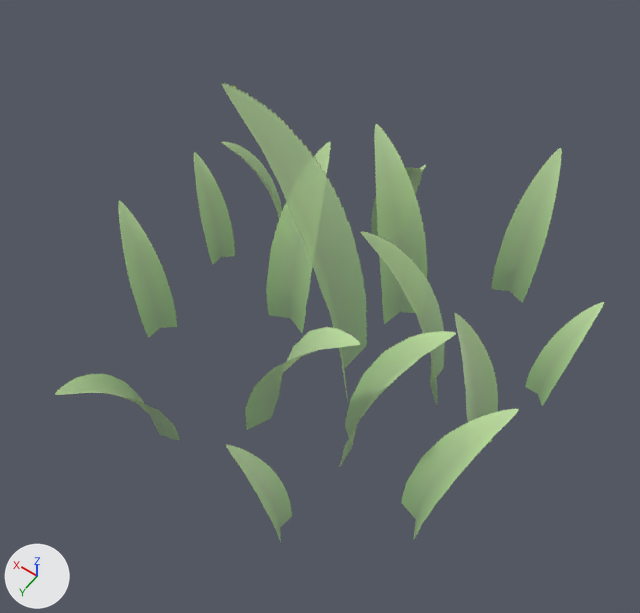
The FBX model Assets/Meshes/Foliage/SM_Grass03.fbx: old version first, new version second.
One viewpoint serves both versions: a 50 mm camera at (-0.854, 1.341, 2.309) aimed at (-0.014, 0.165, 0.461). Lighting does not change. The marker at lower left points along +X, +Y and +Z. The first picture is the older version. Where no turn or scale is listed for an object, it has been applied to the vertices.

The first picture shows 'GrassPatch Main.003'.
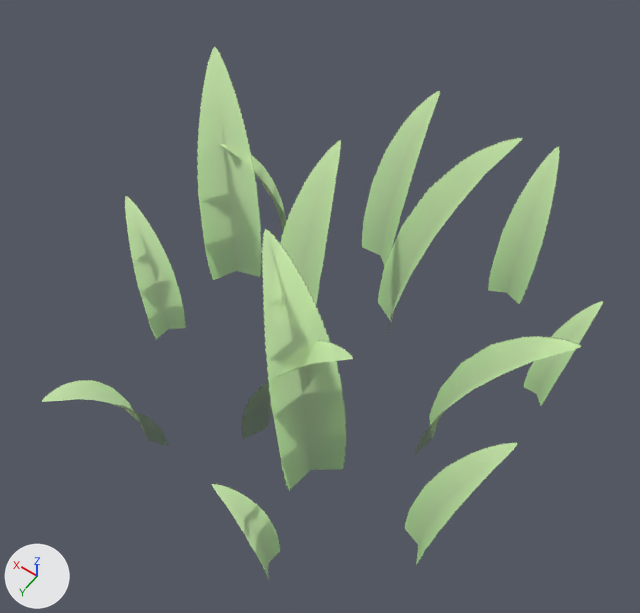
What differs and where, as boxes [x1, y1, x2, y2] in the pictures (640 x 613 px; the box of a moved part takes in the faces that stretch with it):
'GrassPatch Main.003', reshaped (16% taller)
    before: [55, 83, 604, 543]
    after: [42, 47, 603, 579]
part 1 of me_cube_018, moved or reshaped
    before: [118, 200, 177, 337]
    after: [125, 196, 186, 340]
part 2 of me_cube_018, moved or reshaped
    before: [226, 445, 292, 543]
    after: [212, 484, 280, 579]
part 3 of me_cube_018, moved or reshaped
    before: [266, 141, 331, 333]
    after: [280, 140, 341, 305]
part 4 of me_cube_018, moved or reshaped
    before: [55, 374, 180, 441]
    after: [42, 380, 168, 446]
part 5 of me_cube_018, moved or reshaped
    before: [221, 83, 367, 403]
    after: [362, 91, 440, 266]
part 6 of me_cube_018, moved or reshaped
    before: [339, 331, 456, 467]
    after: [262, 229, 347, 490]
part 7 of me_cube_018, moved or reshaped
    before: [401, 409, 519, 540]
    after: [405, 443, 518, 565]
part 8 of me_cube_018, moved or reshaped
    before: [491, 148, 562, 302]
    after: [488, 146, 560, 304]
part 9 of me_cube_018, moved or reshaped
    before: [221, 141, 282, 217]
    after: [220, 143, 286, 231]
part 10 of me_cube_018, moved or reshaped
    before: [245, 327, 360, 430]
    after: [242, 340, 353, 439]
part 11 of me_cube_018, moved or reshaped
    before: [361, 231, 445, 406]
    after: [378, 138, 522, 342]
part 12 of me_cube_018, moved or reshaped
    before: [194, 152, 235, 265]
    after: [197, 47, 262, 280]
part 13 of me_cube_018, moved or reshaped
    before: [374, 124, 428, 324]
    after: [414, 336, 581, 455]
part 14 of me_cube_018, deleted
    before: [371, 164, 426, 236]
part 15 of me_cube_018, deleted (green)
    before: [454, 313, 498, 443]
part 16 of me_cube_018, moved or reshaped
    before: [525, 302, 604, 406]
    after: [524, 301, 603, 406]

Diff of the bpy script that builds the scene:
```diff
--- a/Assets/Meshes/Foliage/SM_Grass03.fbx.py
+++ b/Assets/Meshes/Foliage/SM_Grass03.fbx.py
@@ me_cube_018 @@
 # used by ob_grasspatch_main_003; location = (0.0, 0.0, 0.0)
-me_cube_018.from_pydata(...)  # 288 vertices, 192 faces; spans x -0.62..0.73, y -0.74..0.81, z 0.0..1.1
+me_cube_018.from_pydata(...)  # 252 vertices, 168 faces; spans x -0.69..0.72, y -0.73..0.84, z 0.0..0.81
+# me_cube_018 part 1: the loose piece of 18 vertices spanning x 0.51..0.73, y 0.15..0.32, z 0.0..0.46 is moved by (-0.02, -0.01, 0.01)
+# me_cube_018 part 2: the loose piece of 18 vertices spanning x -0.2..-0.03, y 0.5..0.63, z 0.0..0.41 is moved by (-0.04, 0.1, 0.0)
+# me_cube_018 part 3: the loose piece of 18 vertices spanning x 0.14..0.35, y -0.28..0.01, z 0.0..0.63 is scaled about its middle by 1.04, then moved by (-0.04, 0.01, 0.01)
+# me_cube_018 part 4: the loose piece of 18 vertices spanning x 0.2..0.39, y 0.5..0.81, z 0.0..0.54 is moved by (0.02, 0.03, 0.0)
+# me_cube_018 part 5: the loose piece of 18 vertices spanning x -0.12..0.31, y -0.14..0.21, z 0.0..1.1 is turned -127.9 degrees about the z axis through its middle and scaled by 0.599, then moved by (0.02, -0.51, -0.22)
+# me_cube_018 part 6: the loose piece of 18 vertices spanning x -0.42..-0.11, y 0.11..0.35, z 0.0..0.64 is multiplied about its middle by the matrix ((-0.639, -1.05, -0.039), (1.05, -0.64, 0.023), (-0.04, -0.021, 1.229)), then moved by (0.19, 0.08, 0.08)
+# me_cube_018 part 7: the loose piece of 18 vertices spanning x -0.61..-0.37, y 0.15..0.4, z 0.0..0.53 is scaled about its middle by 0.948, then moved by (-0.04, 0.06, -0.01)
+# me_cube_018 part 8: the loose piece of 18 vertices spanning x -0.37..-0.19, y -0.74..-0.51, z 0.0..0.53 is moved by (0.01, 0.01, 0.0)
+# me_cube_018 part 9: the loose piece of 18 vertices spanning x 0.42..0.63, y -0.38..-0.17, z 0.0..0.49 is scaled about its middle by 1.06, then moved by (-0.03, 0.03, 0.01)
+# me_cube_018 part 10: the loose piece of 18 vertices spanning x -0.27..0.11, y 0.18..0.42, z 0.0..0.67 is moved by (-0.01, 0.03, -0.01)
+# me_cube_018 part 11: the loose piece of 18 vertices spanning x -0.34..-0.01, y -0.19..0.06, z 0.0..0.68 is turned -163.3 degrees about the z axis through its middle and scaled by 1.2, then moved by (0.04, -0.18, 0.07)
+# me_cube_018 part 12: the loose piece of 18 vertices spanning x 0.55..0.73, y -0.18..-0.04, z 0.0..0.4 is multiplied about its middle by the matrix ((1.75, 0.738, 0.046), (-0.737, 1.751, -0.052), (-0.063, 0.03, 1.899)), then moved by (-0.04, -0.02, 0.18)
+# me_cube_018 part 13: the loose piece of 18 vertices spanning x -0.11..0.22, y -0.43..-0.16, z 0.0..0.61 is turned -132.9 degrees about the z axis through its middle and scaled by 1.09, then moved by (-0.51, 0.33, 0.03)
+# me_cube_018 part 14: the loose piece of 18 vertices spanning x -0.02..0.25, y -0.61..-0.35, z 0.0..0.57 is deleted
+# me_cube_018 part 15: the loose piece of 18 vertices spanning x -0.52..-0.31, y -0.04..0.13, z 0.0..0.54 is deleted
+# me_cube_018 part 16
+# 15 vertices are removed from x -0.62..-0.48, y -0.35..-0.2, z 0.0..0.34
+# 12 faces are deleted
+# 15 vertices are added at x -0.62..-0.47, y -0.35..-0.19, z 0.0..0.35
+# 12 new faces join them
 me_cube_018.materials.append(mat_foliage)
```
